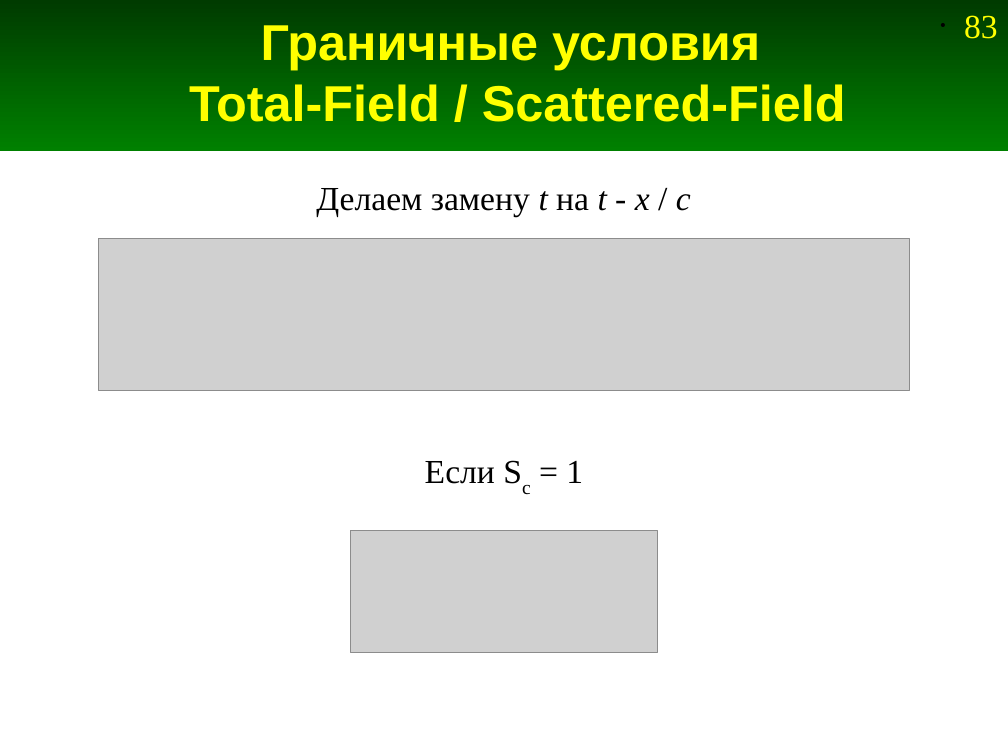
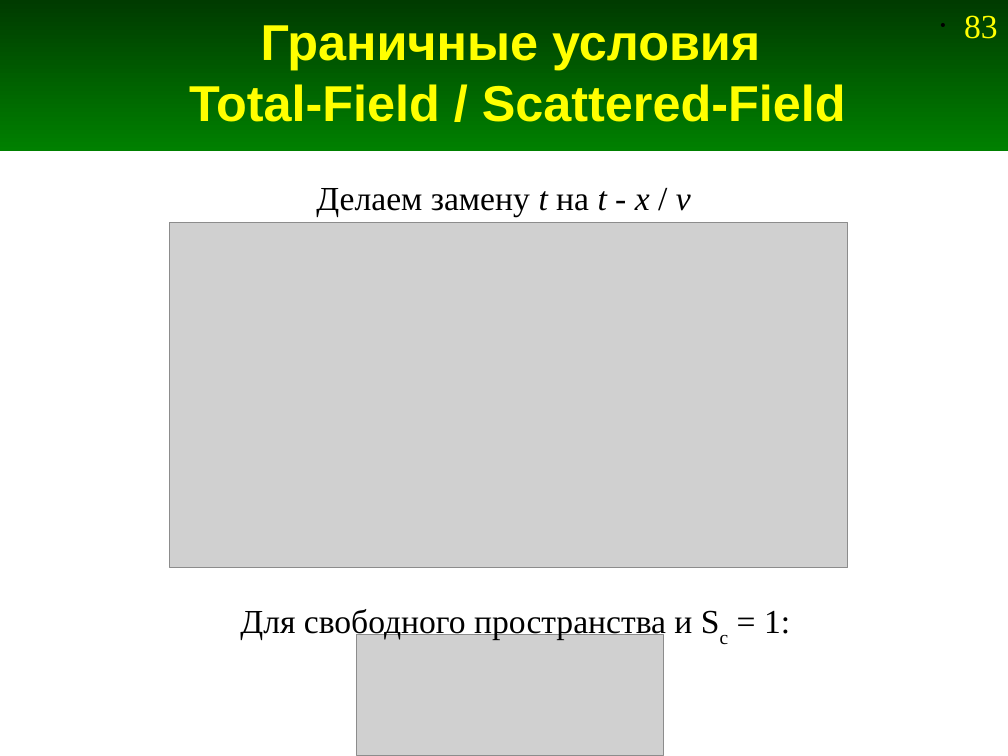
Before and after one commit to andris0147sv/modelling, a slide deck: slide 83 of presentations/2. FDTD.odp. Drawn at 1008x756 pixels with LibreOffice and Linux fonts; fonts in the diff are those of the drawing; grey boxes stand for pictures. Boxes give left, top, right and bottom in pixels: in the first picture for what was removed or moved away, otherwise in the second. Text is boxed around its words. In the diff, an @@ line names an element or a change of style, - is before the commit and + after.

```diff
--- a/presentations/2. FDTD.odp
+++ b/presentations/2. FDTD.odp
@@ text at [316, 188, 691, 217]: text changed @@
-Делаем замену t на t - x / c
+Делаем замену t на t - x / v
@@ picture: place and size @@
-picture at [99, 238, 910, 390]
+picture at [170, 222, 848, 568]
@@ text at [240, 609, 790, 639]: text changed @@
-Если Sc = 1
+Для свободного пространства и Sc = 1:
@@ picture: place and size @@
-picture at [351, 530, 657, 652]
+picture at [357, 634, 663, 756]
```
Also in this commit, not shown: 2 other slides changed, 2 slides added, 2 other files.
